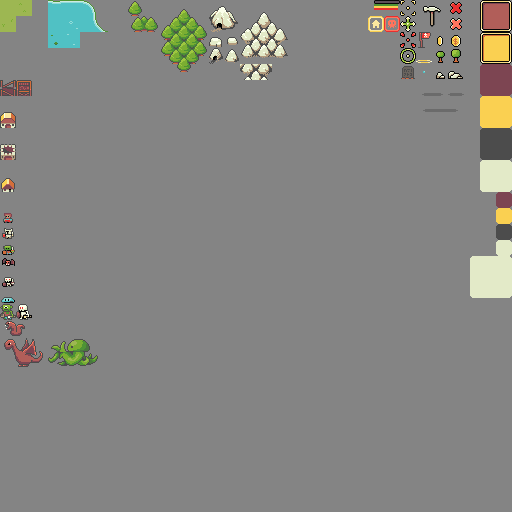
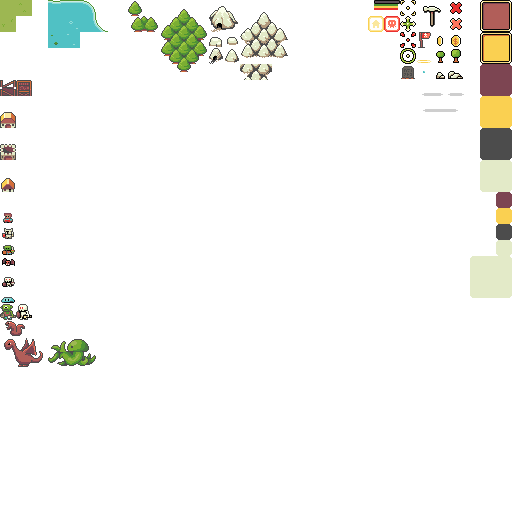
Revision of a layered w=512, h=512 image; what changed, layer by layer:
painted on "units" (1st of 3, in "tiles") over 80, 339, 98, 366
hid "bg" over 0, 0, 512, 512
